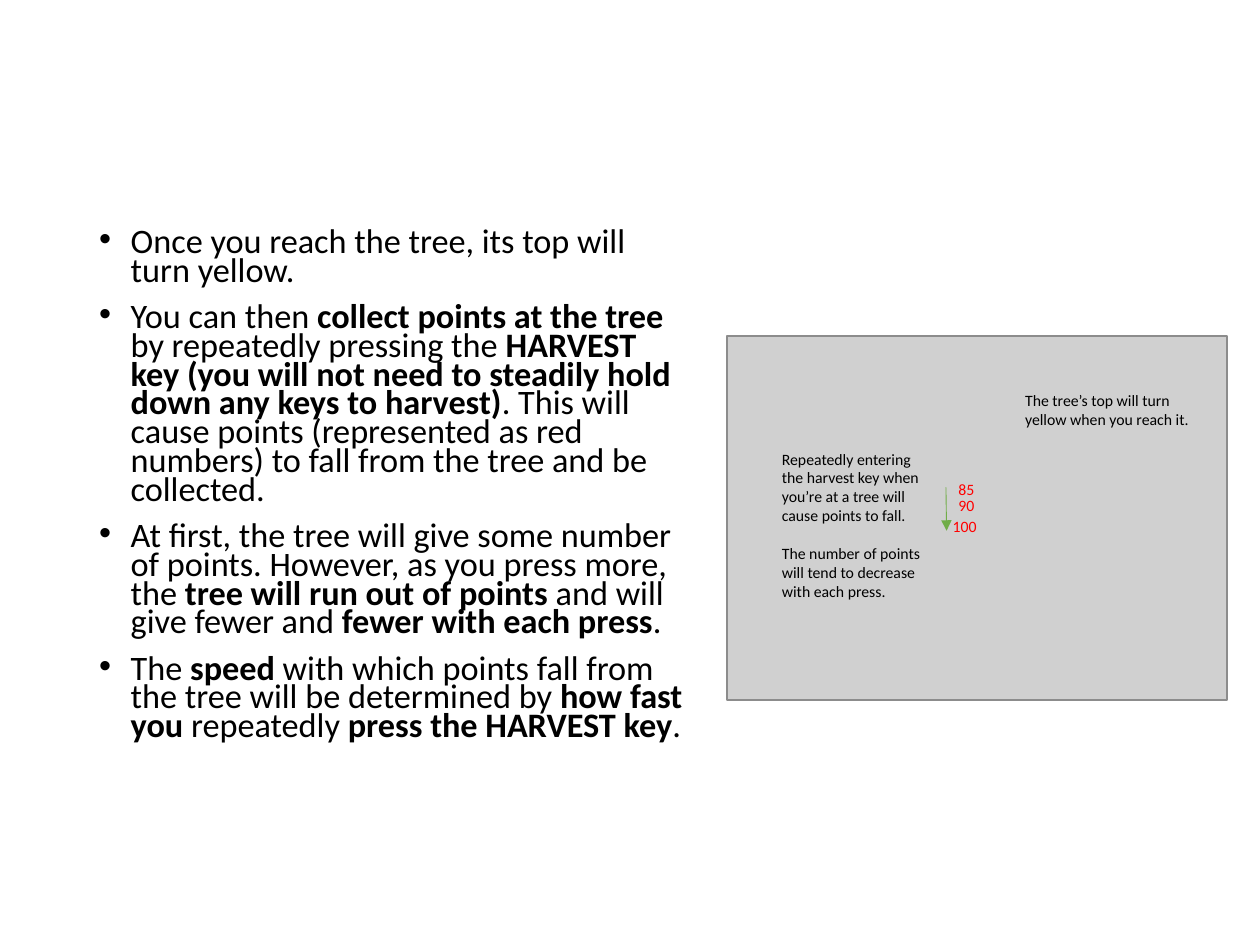
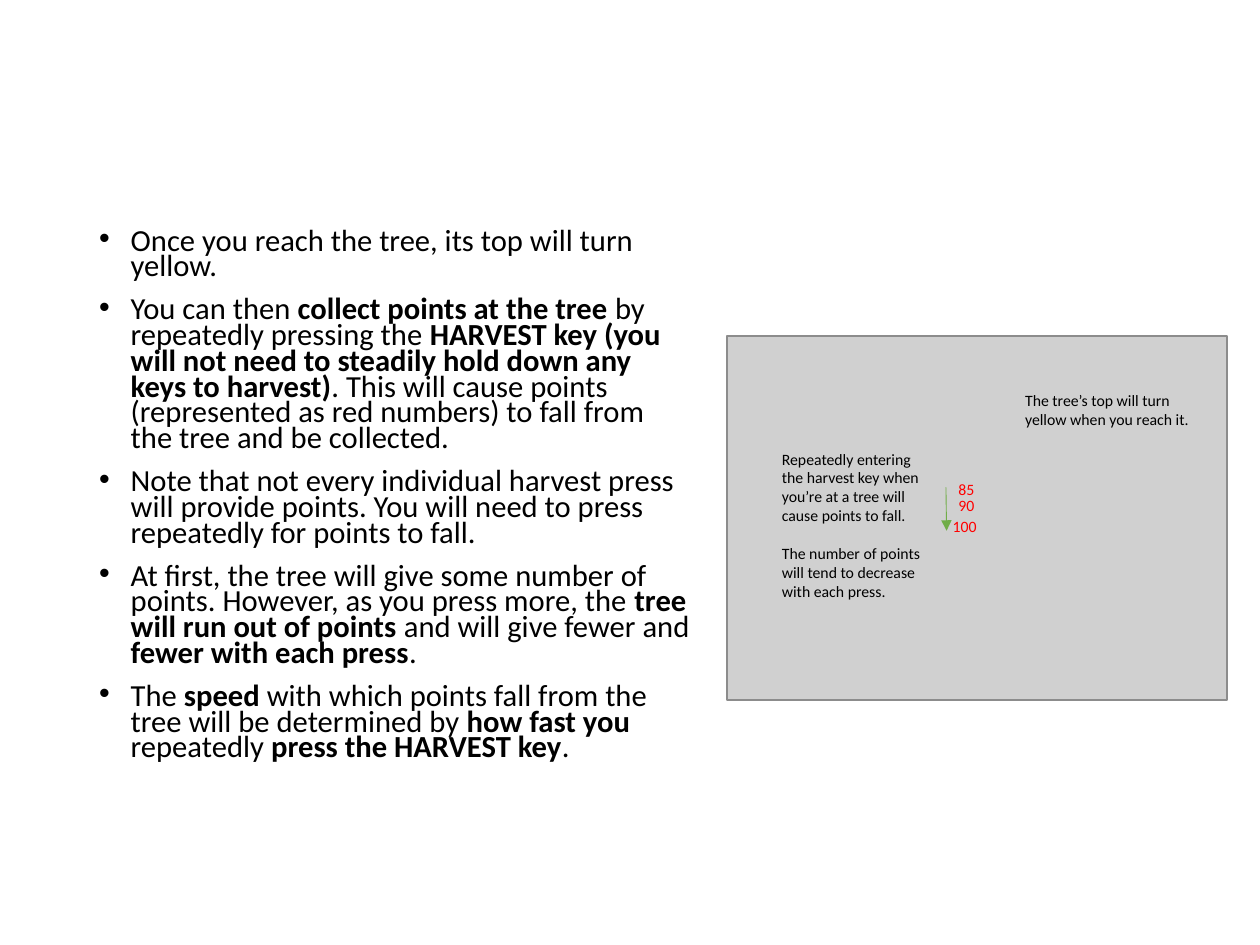
Before and after one commit to evanrussek/Lockin_Study, a slide deck: slide 4 of public/forage_task/Stimuli/forage_instructions.pptx. Drawn at 1260x945 pixels with LibreOffice and Linux fonts; fonts in the diff are those of the drawing; grey boxes stand for pictures. Boxes give left, top, right and bottom in pixels: in the first picture for what was removed or moved away, otherwise in the second. Text is boxed around its words. In the diff, an @@ line names an element or a change of style, - is before the commit and + after.

```diff
--- a/public/forage_task/Stimuli/forage_instructions.pptx
+++ b/public/forage_task/Stimuli/forage_instructions.pptx
@@ text at <box>131,229,690,762</box>: size 19.6 to 17.5 pt in "Once you reach the tree, its top ...", "You can then collect points at the ...", "At first, the tree will give some ...", "The speed with which points fall from ..." @@
@@ text at <box>131,469,673,548</box>: paragraph added @@
+• Note that not every individual harvest press will provide points. You will need to press repeatedly for points to fall.
```
Also in this commit, not shown: 5 other slides changed, 15 other files.
